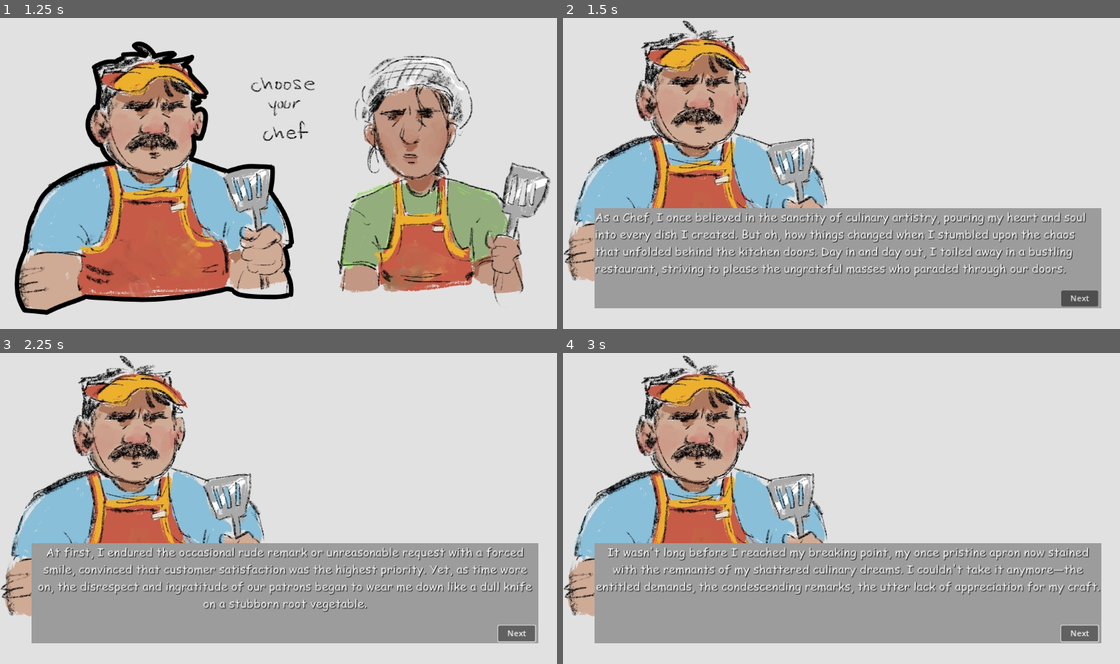
Above: before the commit, frames 1-4 (two rows, left to right).
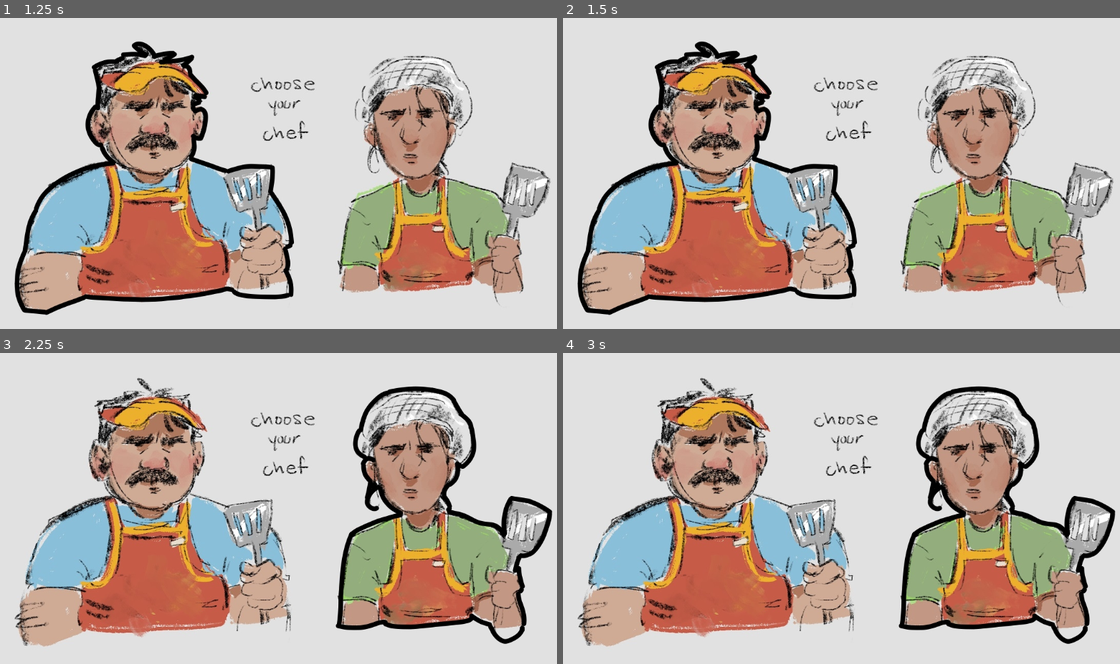
Above: after the commit, the same moments.

Repository: JaymesTMorris/The-Customer-Is-Always-Right
Game: Godot game, scene res://Scenes/main_menu.tscn
Same seed, same stepped clock (60 frames per second), same inputs: the game is played once before the commit and once after it.
Inputs (mouse positions are in pixels of both pictures, inside the frame that each line leads up to):
- Up to frame 1 (1.25 s): click "Play" at 0.5 s
- Up to frame 2 (1.5 s): click (707, 179) at 1.25 s
- Up to frame 3 (2.25 s): click (518, 632) at 2 s, where only the run before the commit has a clickable "Next"
- Up to frame 4 (3 s): click (1081, 632) at 2.75 s, where only the run before the commit has a clickable "Next"

Frame 1 is identical in both runs. In frame 2, 52% of the frame differs, in the area x 0-99%, y 0-96%; in frame 3, 53%; in frame 4, 53%, in the area x 0-100%, y 0-95%.
Error after the commit: Invalid assignment of property or key 'gender' with value of type 'int' on a base object of type 'null instance'. (res://Scripts/character_selection.gd:37)

Commit message:
Add game scene with click-and-drag system

Diff:
--- /dev/null
+++ b/Prefabs/draggable_object.tscn
@@ -0,0 +1,24 @@
+[gd_scene load_steps=4 format=3 uid="uid://vfj60vmr2oyq"]
+
+[ext_resource type="Script" path="res://Scripts/draggable_object.gd" id="1_hb0yw"]
+[ext_resource type="Texture2D" uid="uid://viqpeetiplcu" path="res://Images/PoisonIvyJar.jpg" id="2_o7er0"]
+
+[sub_resource type="RectangleShape2D" id="RectangleShape2D_lvkjh"]
+size = Vector2(128, 128)
+
+[node name="DraggableObject" type="Node2D"]
+script = ExtResource("1_hb0yw")
+
+[node name="Sprite2D" type="Sprite2D" parent="."]
+scale = Vector2(0.455, 0.455)
+texture = ExtResource("2_o7er0")
+
+[node name="Area2D" type="Area2D" parent="."]
+
+[node name="CollisionShape2D" type="CollisionShape2D" parent="Area2D"]
+shape = SubResource("RectangleShape2D_lvkjh")
+
+[connection signal="body_entered" from="Area2D" to="." method="_on_area_2d_body_entered"]
+[connection signal="body_exited" from="Area2D" to="." method="_on_area_2d_body_exited"]
+[connection signal="mouse_entered" from="Area2D" to="." method="_on_area_2d_mouse_entered"]
+[connection signal="mouse_exited" from="Area2D" to="." method="_on_area_2d_mouse_exited"]
--- /dev/null
+++ b/Prefabs/item_slot.tscn
@@ -0,0 +1,18 @@
+[gd_scene load_steps=3 format=3 uid="uid://bxwn6nkhv5kys"]
+
+[ext_resource type="Script" path="res://Scripts/item_slot.gd" id="2_fbnbf"]
+
+[sub_resource type="RectangleShape2D" id="RectangleShape2D_t5xf2"]
+size = Vector2(128, 128)
+
+[node name="ItemSlot" type="StaticBody2D" groups=["dropable"]]
+script = ExtResource("2_fbnbf")
+
+[node name="CollisionShape2D" type="CollisionShape2D" parent="."]
+shape = SubResource("RectangleShape2D_t5xf2")
+
+[node name="ColorRect" type="ColorRect" parent="."]
+offset_left = -64.0
+offset_top = -64.0
+offset_right = 64.0
+offset_bottom = 64.0
--- /dev/null
+++ b/Scenes/game.tscn
@@ -0,0 +1,24 @@
+[gd_scene load_steps=3 format=3 uid="uid://b4oafrvpbf7nx"]
+
+[ext_resource type="PackedScene" uid="uid://vfj60vmr2oyq" path="res://Prefabs/draggable_object.tscn" id="1_8m1q7"]
+[ext_resource type="PackedScene" uid="uid://bxwn6nkhv5kys" path="res://Prefabs/item_slot.tscn" id="1_maf3u"]
+
+[node name="Game" type="Node2D"]
+
+[node name="ItemSlot" parent="." instance=ExtResource("1_maf3u")]
+position = Vector2(93, 88)
+
+[node name="ItemSlot2" parent="." instance=ExtResource("1_maf3u")]
+position = Vector2(1066, 89)
+
+[node name="ItemSlot3" parent="." instance=ExtResource("1_maf3u")]
+position = Vector2(90, 559)
+
+[node name="ItemSlot4" parent="." instance=ExtResource("1_maf3u")]
+position = Vector2(1053, 558)
+
+[node name="ItemSlot5" parent="." instance=ExtResource("1_maf3u")]
+position = Vector2(532, 309)
+
+[node name="DraggableObject" parent="." instance=ExtResource("1_8m1q7")]
+position = Vector2(532, 309)
--- a/Scenes/story.tscn
+++ b/Scenes/story.tscn
@@ -53,6 +53,7 @@
 color = Color(0.611765, 0.611765, 0.611765, 1)
 
 [node name="Next" type="Button" parent="StoryOutput"]
+layout_mode = 0
 offset_left = 937.0
 offset_top = 166.0
 offset_right = 1011.0
@@ -61,6 +62,7 @@
 
 [node name="Continue" type="Button" parent="StoryOutput"]
 visible = false
+layout_mode = 0
 offset_left = 937.0
 offset_top = 166.0
 offset_right = 1011.0
--- /dev/null
+++ b/Scripts/draggable_object.gd
@@ -0,0 +1,53 @@
+extends Node2D
+
+var draggable = false
+var is_inside_dropable = false
+var body_ref
+var offset: Vector2
+var initialPos: Vector2
+
+# Called when the node enters the scene tree for the first time.
+func _ready():
+	pass # Replace with function body.
+
+
+# Called every frame. 'delta' is the elapsed time since the previous frame.
+func _process(delta):
+	if draggable:
+		if Input.is_action_just_pressed("click"):
+			initialPos = global_position
+			offset = get_global_mouse_position() - global_position
+			global.is_dragging = true
+		if Input.is_action_pressed("click"):
+			global_position = get_global_mouse_position() - offset
+		elif Input.is_action_just_released("click"):
+			global.is_dragging = false
+			var tween = get_tree().create_tween()
+			if is_inside_dropable:
+				tween.tween_property(self, "position", body_ref.position, 0.2).set_ease(Tween.EASE_OUT)
+			else:
+				tween.tween_property(self, "global_position", initialPos, 0.2).set_ease(Tween.EASE_OUT)
+
+func _on_area_2d_mouse_entered():
+	if not global.is_dragging:
+		draggable = true
+		scale = Vector2(1.05, 1.05)
+
+
+func _on_area_2d_mouse_exited():
+	if not global.is_dragging:
+		draggable = false
+		scale = Vector2(1,1)
+
+
+func _on_area_2d_body_entered(body):
+	if body.is_in_group("dropable"):
+		is_inside_dropable = true
+		body.modulate = Color(Color.REBECCA_PURPLE, 1)
+		body_ref = body
+
+
+func _on_area_2d_body_exited(body):
+	if body.is_in_group("dropable"):
+		is_inside_dropable = false
+		body.modulate = Color(Color.MEDIUM_PURPLE, 0.7)
--- /dev/null
+++ b/Scripts/global.gd
@@ -0,0 +1,3 @@
+extends Node
+
+var is_dragging = false
--- /dev/null
+++ b/Scripts/item_slot.gd
@@ -0,0 +1,14 @@
+extends StaticBody2D
+
+
+# Called when the node enters the scene tree for the first time.
+func _ready():
+	modulate = Color(Color.MEDIUM_PURPLE, 0.7)
+
+
+# Called every frame. 'delta' is the elapsed time since the previous frame.
+func _process(delta):
+	if global.is_dragging:
+		visible = true
+	else:
+		visible = false
--- a/project.godot
+++ b/project.godot
@@ -17,13 +17,22 @@
 
 [autoload]
 
-Player="*res://Scripts/player.gd"
+global="*res://Scripts/global.gd"
+player="*res://Scripts/player.gd"
 
 [display]
 
 window/stretch/mode="canvas_items"
 window/stretch/aspect="expand"
 
+[input]
+
+click={
+"deadzone": 0.5,
+"events": [Object(InputEventMouseButton,"resource_local_to_scene":false,"resource_name":"","device":-1,"window_id":0,"alt_pressed":false,"shift_pressed":false,"ctrl_pressed":false,"meta_pressed":false,"button_mask":0,"position":Vector2(0, 0),"global_position":Vector2(0, 0),"factor":1.0,"button_index":1,"canceled":false,"pressed":false,"double_click":false,"script":null)
+]
+}
+
 [rendering]
 
 renderer/rendering_method="mobile"
Binary file added: Images/PoisonIvyJar.jpg
Not shown, added: Images/PoisonIvyJar.jpg.import
